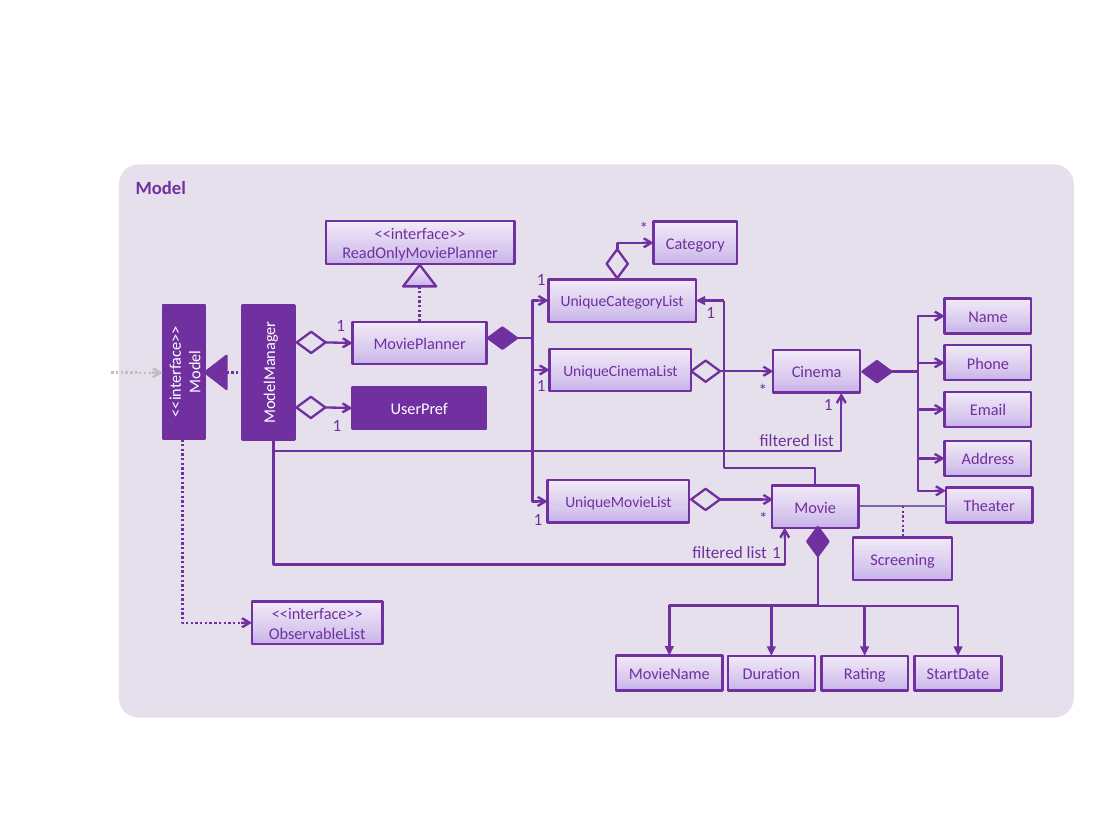
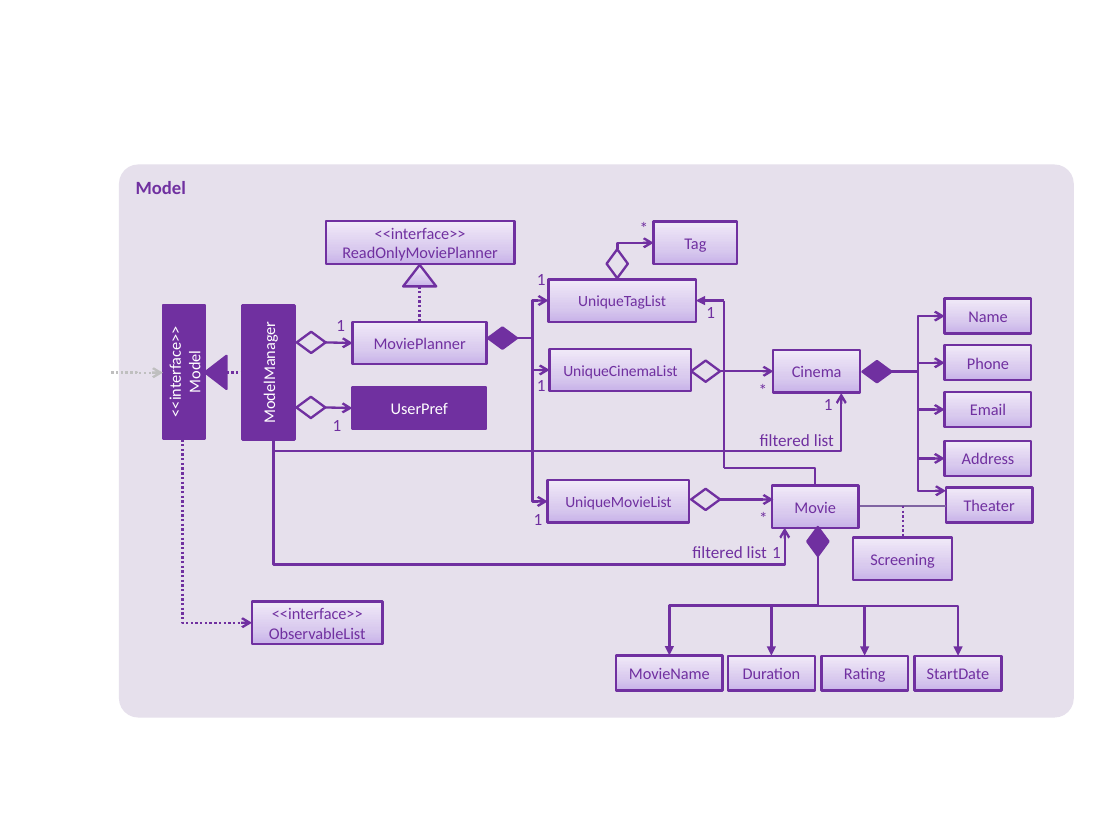
Before and after one commit to tinyjy94/main, a slide deck: slide 1 of docs/diagrams/ModelComponentClassDiagram.pptx. Drawn at 1120x840 pixels with LibreOffice and Linux fonts; fonts in the diff are those of the drawing. Boxes give left, top, right and bottom in pixels: in the first picture for what was removed or moved away, otherwise in the second. Text is boxed around its words. In the diff, an @@ line names an element or a change of style, - is before the commit and + after.

```diff
--- a/docs/diagrams/ModelComponentClassDiagram.pptx
+++ b/docs/diagrams/ModelComponentClassDiagram.pptx
@@ text in rectangle at (x1=684, y1=238, x2=706, y2=252): text changed @@
-Category
+Tag
@@ text in rectangle at (x1=578, y1=295, x2=666, y2=309): text changed @@
-UniqueCategoryList
+UniqueTagList
```
Also in this commit, not shown: 6 other files.
